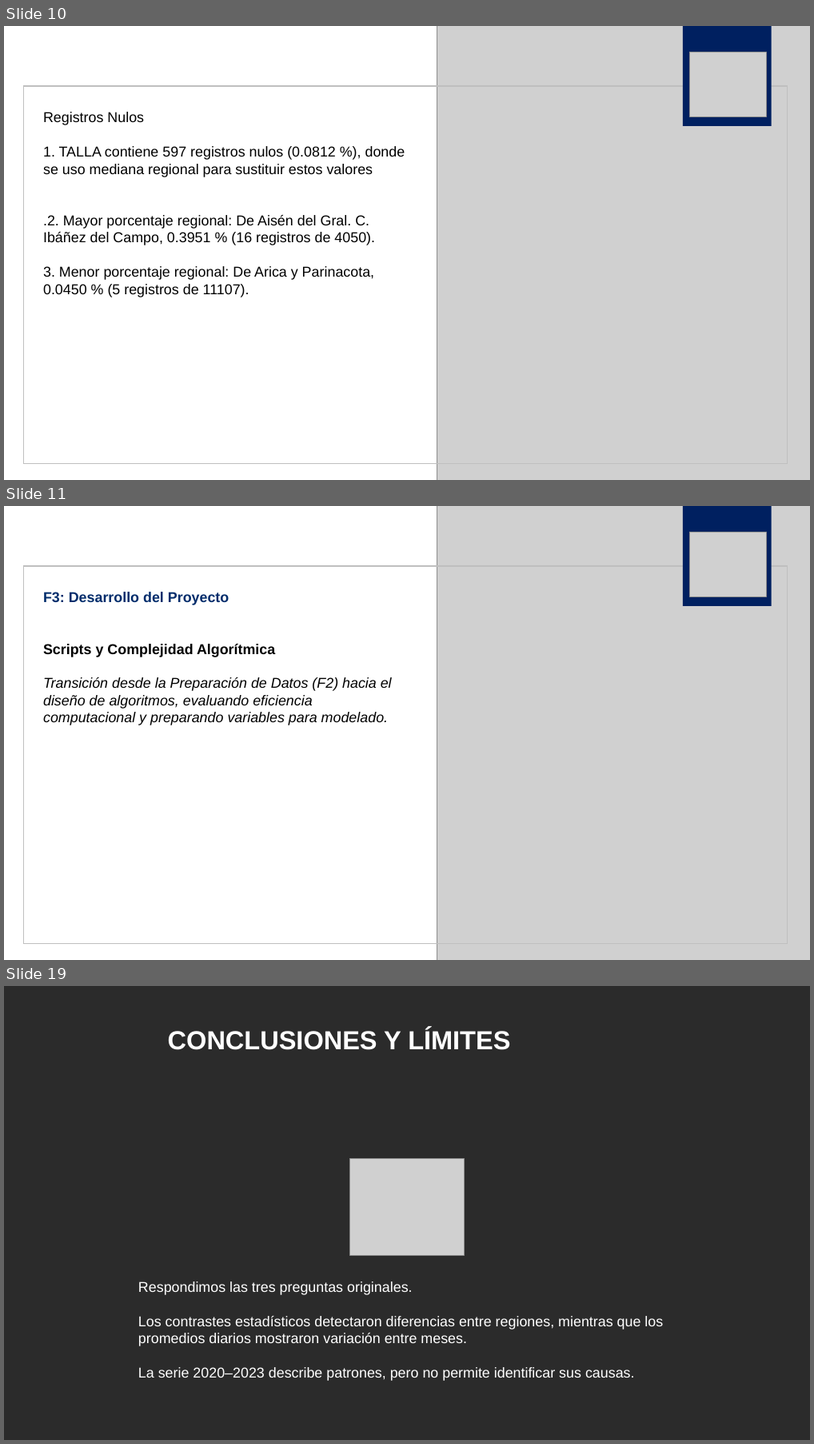
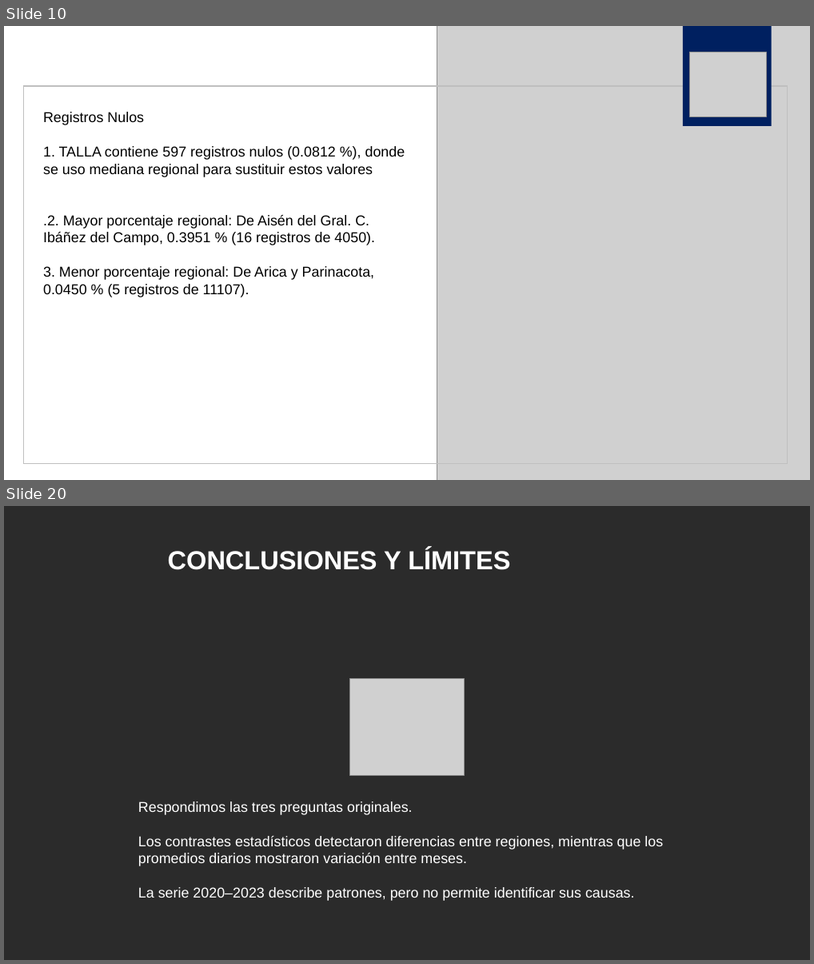
Before and after one commit to jorgealtamiranonavarrete-art/proyecto-grupo2, a slide deck: F4/f4_presentacion_grupo2.pptx. Shown one above the other, each under a label of ours: slides 10, 11 and 19 before the commit, slides 10 and 20 after it; the slides between them are not shown. The pictures are 814x1444 and 814x964 pixels, drawn with LibreOffice and Linux fonts; fonts in the diff are those of the drawing; grey boxes stand for pictures; background and template pictures are left out; a plain dark background stands for a picture behind light text. Boxes give left, top, right and bottom in pixels: in the first picture for what was removed or moved away, otherwise in the second. Text is boxed around its words. In the diff, an @@ line names an element or a change of style, - is before the commit and + after.

```diff
--- a/F4/f4_presentacion_grupo2.pptx
+++ b/F4/f4_presentacion_grupo2.pptx
@@ slide 11 removed at box(4, 506, 810, 960), background #FFFFFF @@
@@ picture removed at box(437, 506, 810, 960) @@
@@ rectangle removed at box(683, 506, 772, 606) @@
@@ picture removed at box(690, 532, 767, 596) @@
@@ rectangle removed at box(24, 566, 788, 943) @@
@@ text removed at box(43, 592, 392, 725) @@
-F3: Desarrollo del Proyecto
-Scripts y Complejidad Algorítmica
-Transición desde la Preparación de Datos (F2) hacia el diseño de algoritmos, evaluando eficiencia computacional y preparando variables para modelado.
@@ what was slide 19 is now slide 20 @@
```
Also in this commit, not shown: 2 slides changed, 4 slides added, 2 other slides removed, 1 other file.
